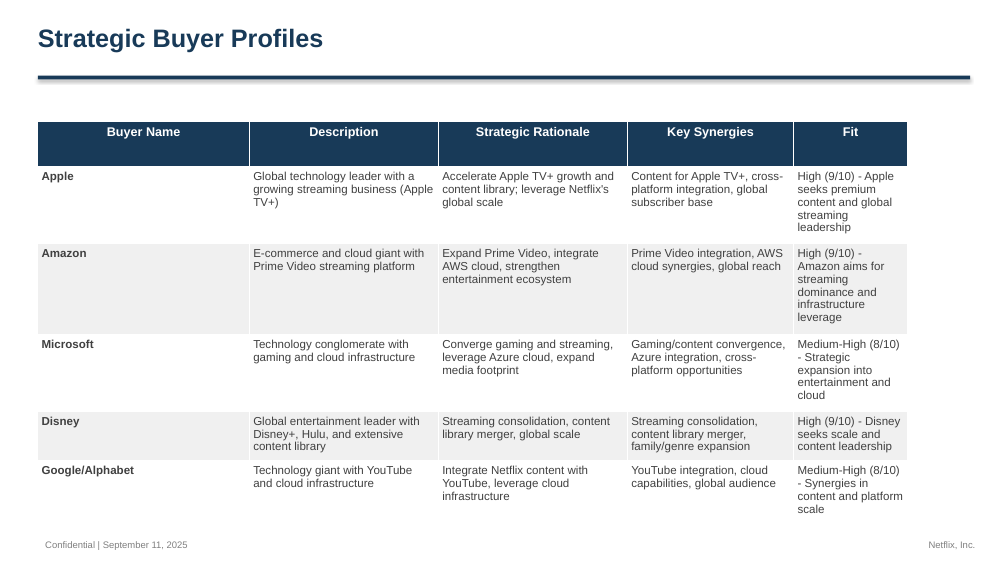
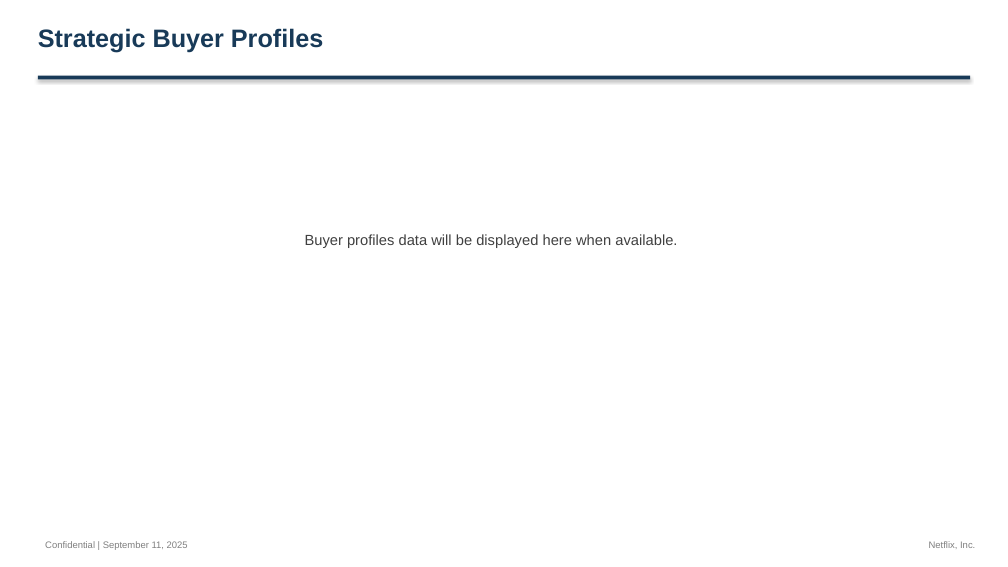
Before and after one commit to alinvb/slide_generator, a slide deck: slide 10 of output_presentation.pptx. Drawn at 1008x567 pixels with LibreOffice and Linux fonts; fonts in the diff are those of the drawing. Boxes give left, top, right and bottom in pixels: in the first picture for what was removed or moved away, otherwise in the second. Text is boxed around its words. In the diff, an @@ line names an element or a change of style, - is before the commit and + after.

```diff
--- a/output_presentation.pptx
+++ b/output_presentation.pptx
@@ table removed at [38,121,907,517], 6 rows, 5 columns @@
-Buyer Name | Description | Strategic Rationale | Key Synergies | Fit
-Apple | Global technology leader with a growing streaming business (Apple TV+) | Accelerate Apple TV+ growth and content library; leverage Netflix's global scale | Content for Apple TV+, cross-platform integration, global subscriber base | High (9/10) - Apple seeks premium content and global streaming leadership
-Amazon | E-commerce and cloud giant with Prime Video streaming platform | Expand Prime Video, integrate AWS cloud, strengthen entertainment ecosystem | Prime Video integration, AWS cloud synergies, global reach | High (9/10) - Amazon aims for streaming dominance and infrastructure leverage
-Microsoft | Technology conglomerate with gaming and cloud infrastructure | Converge gaming and streaming, leverage Azure cloud, expand media footprint | Gaming/content convergence, Azure integration, cross-platform opportunities | Medium-High (8/10) - Strategic expansion into entertainment and cloud
-Disney | Global entertainment leader with Disney+, Hulu, and extensive content library | Streaming consolidation, content library merger, global scale | Streaming consolidation, content library merger, family/genre expansion | High (9/10) - Disney seeks scale and content leadership
-Google/Alphabet | Technology giant with YouTube and cloud infrastructure | Integrate Netflix content with YouTube, leverage cloud infrastructure | YouTube integration, cloud capabilities, global audience | Medium-High (8/10) - Synergies in content and platform scale
@@ text added at [305,234,677,248], 14 pt, text #404040 @@
+Buyer profiles data will be displayed here when available.
```
Also in this commit, not shown: 8 other slides changed, 6 slides added, 6 slides removed, 5 other files.
